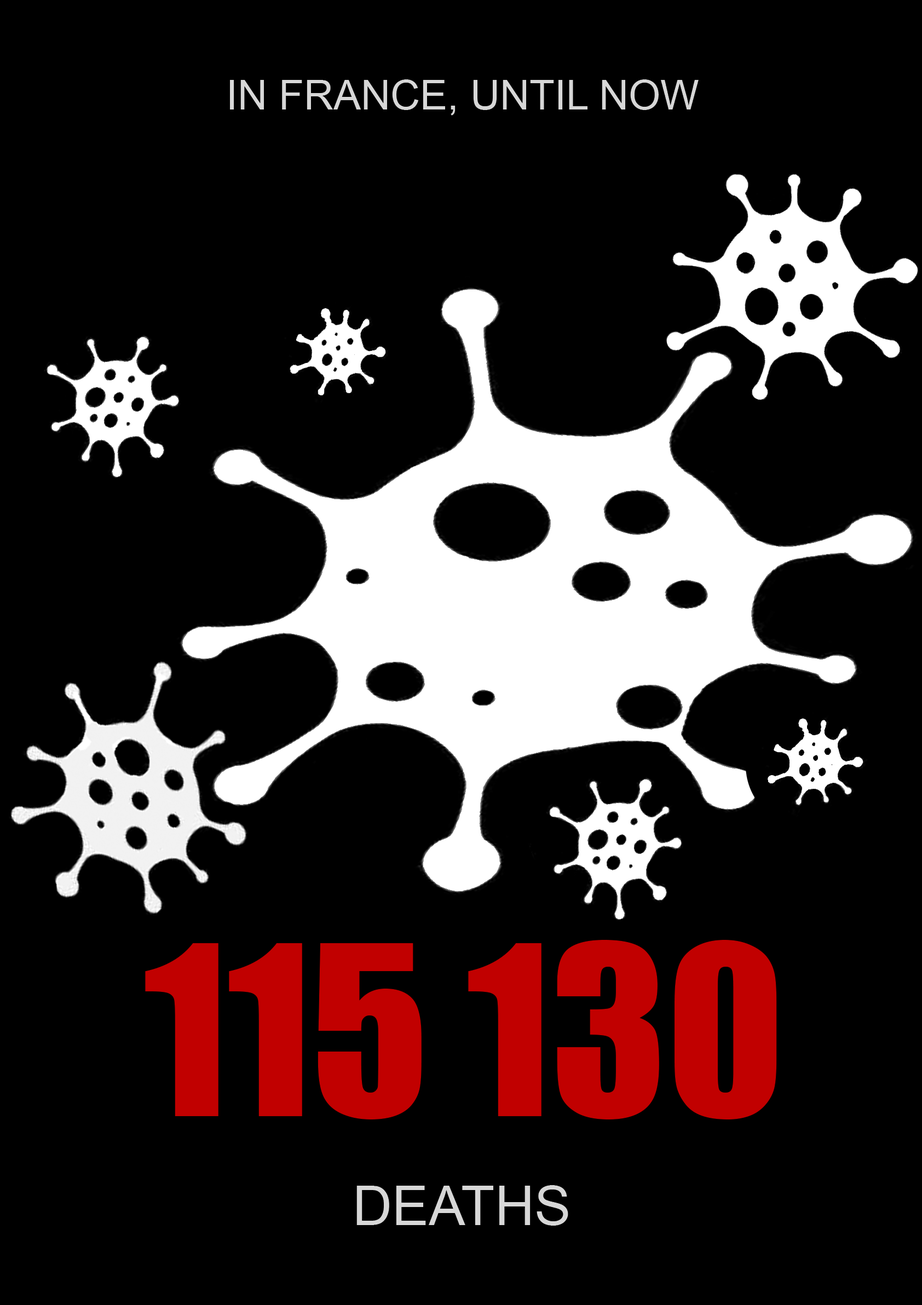
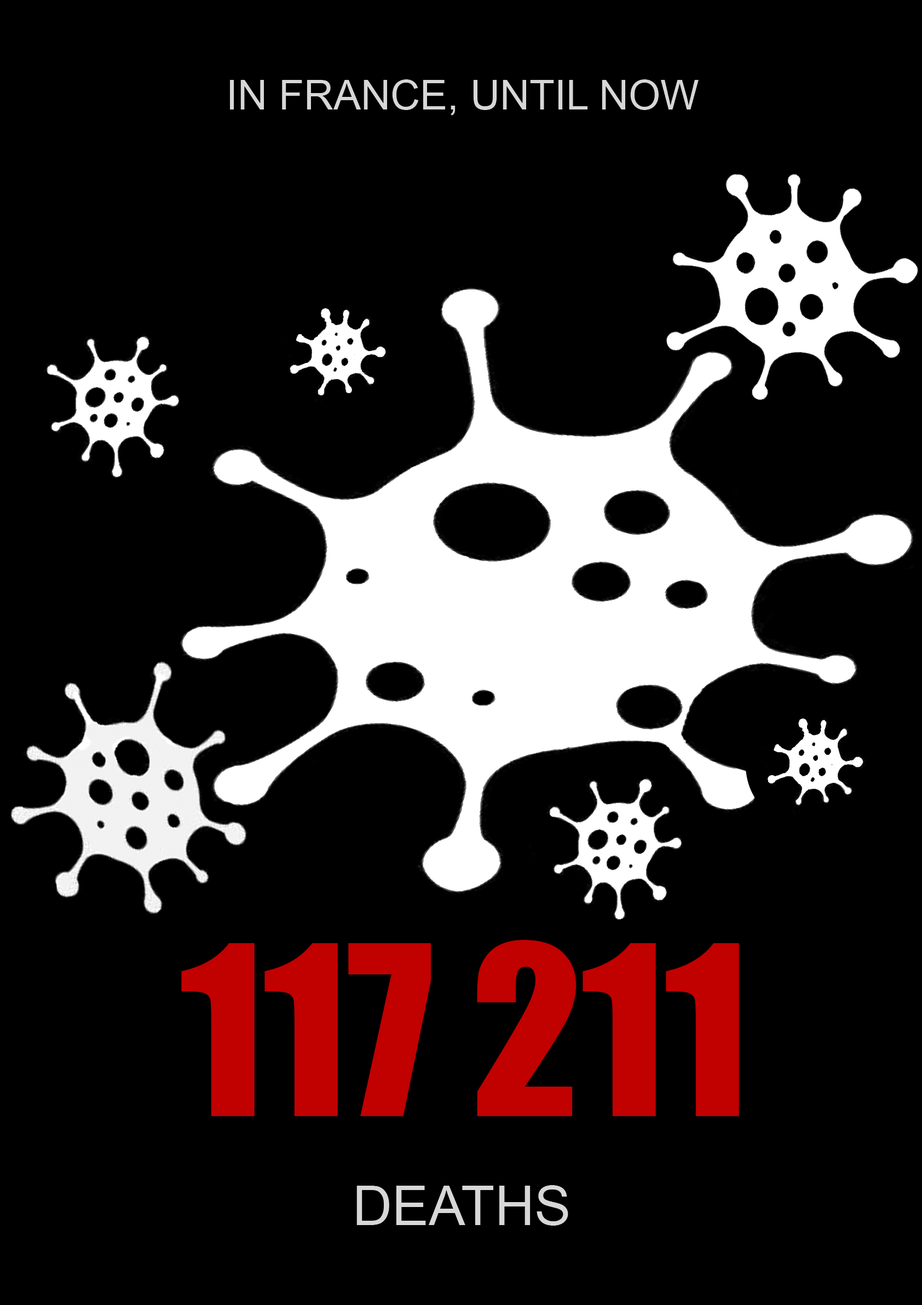
The second (922, 1305) image is a revision of the first. Changes to its layers:
renamed "115 130" to "117 211", painted on it over [left=145, top=940, right=777, bottom=1120]
